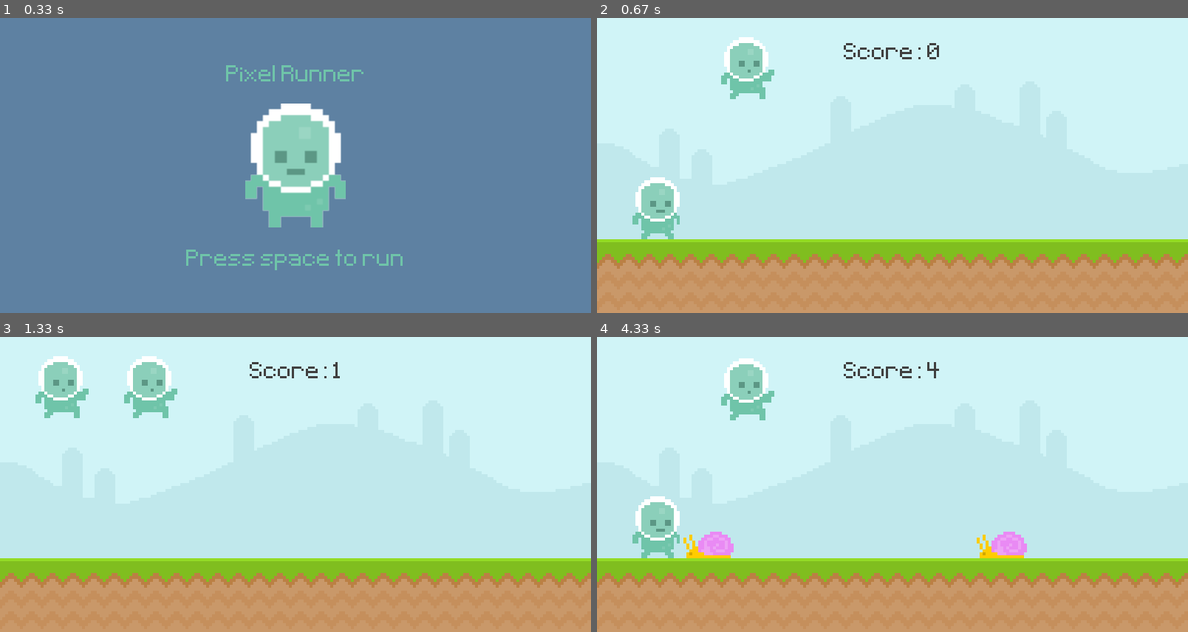
Above: before the commit, frames 1-4 (two rows, left to right).
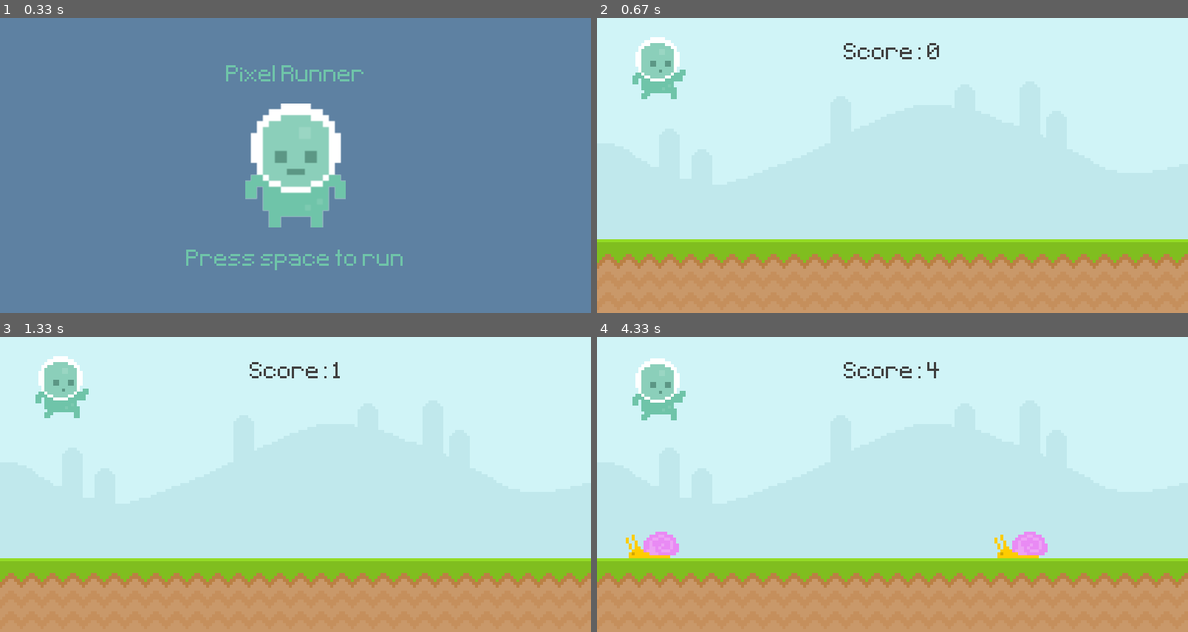
Above: after the commit, the same moments.

Repository: SzymonK1306/Pygame-project
Game: pygame game, started from main.py
Same seed, same stepped clock (60 frames per second), same inputs: the game is played once before the commit and once after it.
Inputs (mouse positions are in pixels of both pictures, inside the frame that each line leads up to):
- Up to frame 1 (0.33 s): no input
- Up to frame 2 (0.67 s): tap Space at 0.33 s
- Up to frame 3 (1.33 s): click (295, 502) at 0.72 s; tap Space at 1 s
- Up to frame 4 (4.33 s): tap Space at 1.4, 1.7, 2.23, 2.53, 3.3, 3.63, 3.93 s

Frame 1 is identical in both runs. In frame 2, 3.9% of the frame differs, in the area x 6-30%, y 6-75%; in frame 3, 1.3%; in frame 4, 5.3%, in the area x 4-77%, y 7-75%.

Commit message:
created Obstacle class, delete old functions which aren't necessary

Diff:
--- a/main.py
+++ b/main.py
@@ -1,6 +1,6 @@
 import pygame
 from sys import exit
-from random import randint
+from random import randint, choice
 
 
 class Player(pygame.sprite.Sprite):
@@ -12,7 +12,7 @@
         self.player_index = 0
         self.player_jump = pygame.image.load("images/player/jump.png").convert_alpha()
         self.image = self.player_walk[self.player_index]
-        self.rect = self.image.get_rect(midbottom=(200, 300))
+        self.rect = self.image.get_rect(midbottom=(80, 300))
         self.gravity = 0
 
     def player_input(self):
@@ -41,6 +41,40 @@
         self.animation()
 
 
+class Obstacle(pygame.sprite.Sprite):
+    def __init__(self, type):
+        super().__init__()
+        if type == "fly":
+            fly_frame1 = pygame.image.load("images/Fly/Fly1.png").convert_alpha()
+            fly_frame2 = pygame.image.load("images/Fly/Fly2.png").convert_alpha()
+            self.frames = [fly_frame1, fly_frame2]
+            y_pos = 210
+        else:
+            snail_frame1 = pygame.image.load("images/snail/snail1.png").convert_alpha()
+            snail_frame2 = pygame.image.load("images/snail/snail2.png").convert_alpha()
+            self.frames = [snail_frame1, snail_frame2]
+            y_pos = 300
+
+        self.animation_index = 0
+        self.image = self.frames[self.animation_index]
+        self.rect = self.image.get_rect(midbottom=(randint(900, 1100), y_pos))
+
+    def animation(self):
+        self.animation_index += 0.1
+        if self.animation_index >= len(self.frames):
+            self.animation_index = 0
+        self.image = self.frames[int(self.animation_index)]
+
+    def destroy(self):
+        if self.rect.x < -100:
+            self.kill()
+
+    def update(self):
+        self.animation()
+        self.rect.x -= 5
+        self.destroy()
+
+
 def display_score():
     current_time = int(pygame.time.get_ticks() / 1000) - start_time
     score_surf = font.render(f'Score: {current_time}', False, (64, 64, 64))
@@ -49,41 +83,11 @@
     return current_time
 
 
-def obstacle_movement(obstacle_list):
-    if obstacle_list:
-        for obstacle_rect in obstacle_list:
-            obstacle_rect.x -= 5
-            if obstacle_rect.bottom == 300:
-                window.blit(snail_surf, obstacle_rect)
-            else:
-                window.blit(fly_surf, obstacle_rect)
-
-        obstacle_list = [obstacle for obstacle in obstacle_list if obstacle.x > -100]  # coping list
-        return obstacle_list
-    else:
-        return []
-
-
-def collision(player, obstacles):
-    if obstacles:
-        for obstacles_rect in obstacles:
-            if player.colliderect(obstacles_rect):
-                return False
+def collision_sprite():
+    if pygame.sprite.spritecollide(player.sprite, obstacle_group, False):  # obstacle won't be killed
+        obstacle_group.empty()
+        return False
     return True
-
-
-def player_animation():
-    global player_index
-    global player_surf
-    # walking while player is on the floor
-    # jumping while player is not on the floor
-    if player_rect.bottom < 300:
-        player_surf = player_jump
-    else:
-        player_index += 0.1
-        if player_index >= len(player_walk):
-            player_index = 0
-        player_surf = player_walk[int(player_index)]
 
 
 pygame.init()  # initiation pygame
@@ -101,31 +105,11 @@
 ground_surf = pygame.image.load("images/ground.png").convert()
 
 # Obstacles
-snail_frame1 = pygame.image.load("images/snail/snail1.png").convert_alpha()
-snail_frame2 = pygame.image.load("images/snail/snail2.png").convert_alpha()
-snail_frames = [snail_frame1, snail_frame2]
-snail_frame_index = 0
-snail_surf = snail_frames[snail_frame_index]
-
-fly_frame1 = pygame.image.load("images/Fly/Fly1.png").convert_alpha()
-fly_frame2 = pygame.image.load("images/Fly/Fly2.png").convert_alpha()
-fly_frames = [fly_frame1, fly_frame2]
-fly_frame_index = 0
-fly_surf = fly_frames[fly_frame_index]
-
-obstacle_rect_list = []
+obstacle_group = pygame.sprite.Group()
 
 # Player
 player = pygame.sprite.GroupSingle()    # Create group
 player.add(Player())            # which contains sprite
-
-player_walk1 = pygame.image.load("images/player/player_walk_1.png").convert_alpha()
-player_walk2 = pygame.image.load("images/player/player_walk_2.png").convert_alpha()
-player_walk = [player_walk1, player_walk2]
-player_index = 0
-player_jump = pygame.image.load("images/player/jump.png").convert_alpha()
-player_surf = player_walk[player_index]
-player_rect = player_surf.get_rect(midbottom=(80, 300))
 
 # intro screen
 player_stand = pygame.image.load("images/player/player_stand.png").convert_alpha()
@@ -142,14 +126,6 @@
 obstacle_timer = pygame.USEREVENT + 1
 pygame.time.set_timer(obstacle_timer, 1400)
 
-snail_animation_timer = pygame.USEREVENT + 2
-pygame.time.set_timer(snail_animation_timer, 500)
-
-fly_animation_timer = pygame.USEREVENT + 3
-pygame.time.set_timer(fly_animation_timer, 200)
-
-gravity = 0
-
 while True:
     # check all the events
     for event in pygame.event.get():
@@ -157,32 +133,9 @@
             pygame.quit()
             exit()  # closing program without the error
         if game_active:
-            if event.type == pygame.KEYDOWN:  # keyboard input
-                if event.key == pygame.K_SPACE:
-                    if player_rect.bottom == 300:
-                        gravity = -20
+            if event.type == obstacle_timer:
+                obstacle_group.add(Obstacle(choice(["fly", "snail", "snail"])))
 
-            if event.type == pygame.MOUSEBUTTONDOWN:  # checking mouse collision
-                if player_rect.collidepoint(event.pos):
-                    if player_rect.bottom == 300:
-                        gravity = -20
-            if event.type == obstacle_timer:
-                if randint(0, 2):
-                    obstacle_rect_list.append(snail_surf.get_rect(bottomright=(randint(900, 1100), 300)))
-                else:
-                    obstacle_rect_list.append(fly_surf.get_rect(bottomright=(randint(900, 1100), 210)))
-            if event.type == snail_animation_timer:
-                if snail_frame_index == 0:
-                    snail_frame_index = 1
-                else:
-                    snail_frame_index = 0
-                snail_surf = snail_frames[snail_frame_index]
-            if event.type == fly_animation_timer:
-                if fly_frame_index == 0:
-                    fly_frame_index = 1
-                else:
-                    fly_frame_index = 0
-                fly_surf = fly_frames[fly_frame_index]
         else:
             if event.type == pygame.KEYDOWN and event.key == pygame.K_SPACE:
                 game_active = True
@@ -194,27 +147,19 @@
         score = display_score()
 
         # Player
-        gravity += 1
-        player_rect.y += gravity
-        if player_rect.bottom >= 300:
-            player_rect.bottom = 300
-        player_animation()
-        window.blit(player_surf, player_rect)
         player.draw(window)
         player.update()
+        # Obstacles
+        obstacle_group.draw(window)
+        obstacle_group.update()
 
-        # Obstacle movement
-        obstacle_rect_list = obstacle_movement(obstacle_rect_list)
-        # collision
-        game_active = collision(player_rect, obstacle_rect_list)
+        game_active = collision_sprite()
 
     # game over screen
     else:
         window.fill((94, 129, 162))
         window.blit(player_stand, player_stand_rect)
         window.blit(game_name, game_name_rect)
-        obstacle_rect_list.clear()
-        player_rect.midbottom = (80, 300)
         gravity = 0
         if score != 0:
             score_message = font.render(f"Your score: {score}", False, (111, 196, 169))
